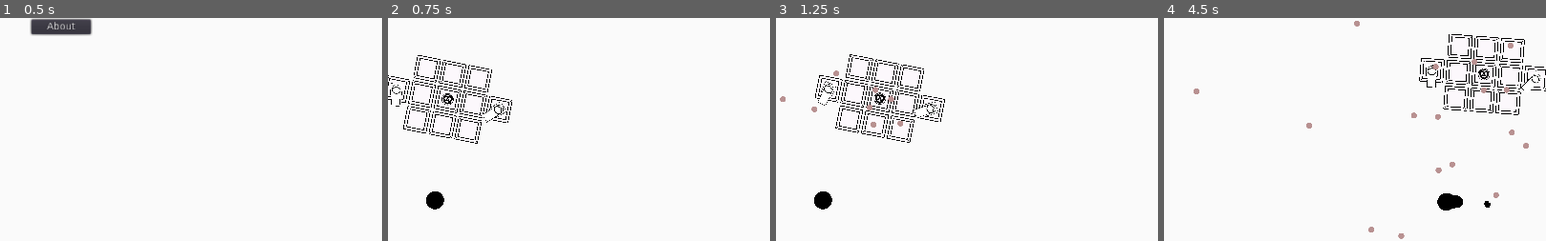
Above: before the commit, frames 1-4 (left to right).
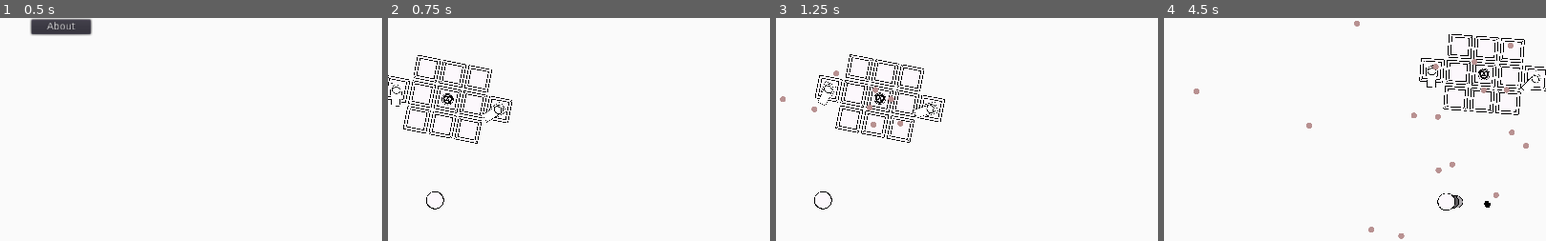
Above: after the commit, the same moments.

Repository: rrebane/ggj-2021-bullet-hell
Game: Godot game, scene res://menus/MainMenu.tscn
Two runs of this game, one before a commit and one after it. Both use one fixed random seed, a clock stepped at 60 frames per second and the inputs below.
Inputs:
- Up to frame 1 (0.5 s): no input
- Up to frame 2 (0.75 s): click "Start game" at 0.5 s
- Up to frame 3 (1.25 s): no input
- Up to frame 4 (4.5 s): hold Right (right) 1.28-2.03 s; hold Shift (dash) 1.28-2.03 s; hold Down (down) 2.03-2.78 s; tap Shift (dash) at 2.1, 3.6 s; hold Right (right) 2.78-3.53 s; hold Shift (dash) 2.78-3.53 s; hold Up (up) 3.53-4.28 s; hold Left (left) from 4.28 s (still down); hold Shift (dash) from 4.28 s (still down)
The pictures show only the part of the screen within x 42-92%, y 50-100%; the shares and areas given below are measured in that part.

Frame 1 is identical in both runs. In frame 2, 0.2% of the frame differs, in the area x 10-15%, y 78-86%; in frame 3, 0.2%; in frame 4, 0.3%, in the area x 71-79%, y 78-86%.

Commit message:
Remove debug code that changes player color

Diff:
--- a/player/player.gd
+++ b/player/player.gd
@@ -18,11 +18,6 @@
 
 func _physics_process(delta):
 	handle_movement(delta);
-
-	if DASHING:
-		modulate = Color(255, 255, 255)
-	else:
-		modulate = Color(0, 0, 0)
 
 func hurt_enemy(coll):
 	if destroyed:
